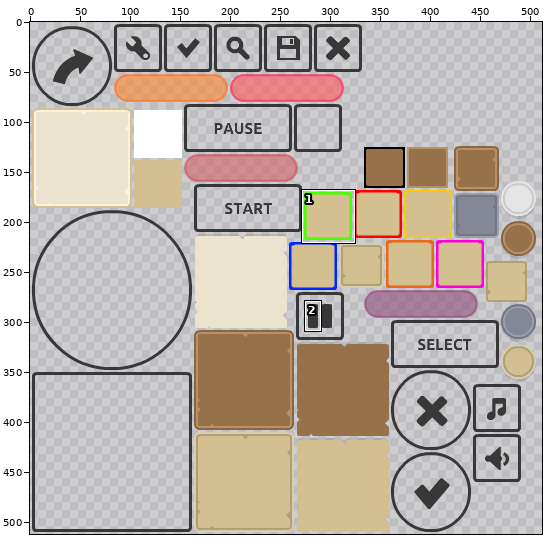
One commit to this sprite sheet: android/assets/images/ui-pack.png. Above: a wide view before the commit, with the close-up outlined.
Close-up. Before the edit:
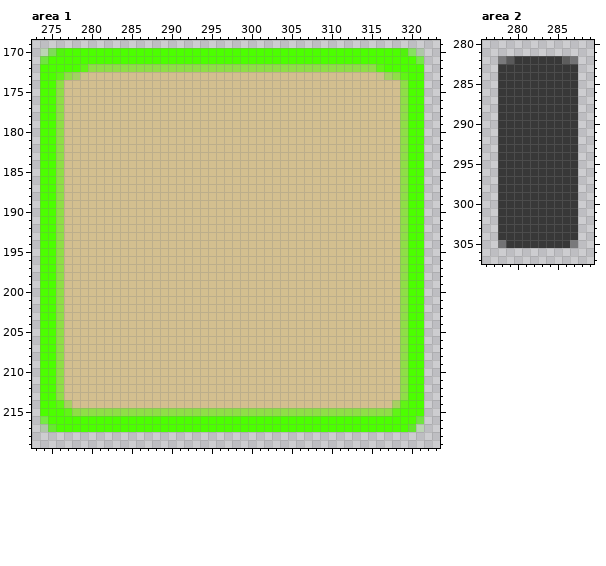
The file is 512x512 pixels. Pixels under 10% opacity are left out. Colours within 5 levels of each other are drawn and written as one. Shown: area 1: x 273..323, y 169..219; area 2: x 276..289, y 280..307. The commit also changed other parts of the picture, which this record leaves out.
After:
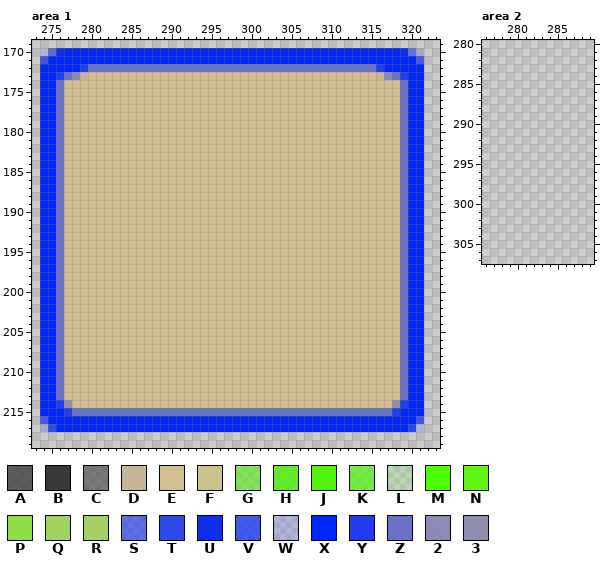
Palette (. is transparent): A #373737bf  B #383838  C #39393990  D #c6b595f4  E #d3bf8f  F #cbc287f5  G #49f3018c  H #4af202c8  J #4af502f0  K #4af800ab  L #4cff0024  M #4cff00  N #60f515  P #8fde47  Q #9fd25aee  R #a6d060fb  S #0125f38c  T #0226f2c8  U #0226f5f0  V #0025f8ab  W #0026ff24  X #0026ff  Y #203ded  Z #6972c6  2 #8586b4ee  3 #8e8db0fb
Change:
Changed rows in their new state; - is an unchanged pixel.
Area 1:
first column x 274:
170 WSUXXXXXXXXXXXXXXXXXXXXXXXXXXXXXXXXXXXXXXXXXXUSW
171 VXXXXXXXXXXXXXXXXXXXXXXXXXXXXXXXXXXXXXXXXXXXXXXV
172 XXXXXYZZZZZZZZZZZZZZZZZZZZZZZZZZZZZZZZZZZZYXXXXX
173 XXYZ2D------------------------------------D2ZYXX
174 XXZ------------------------------------------ZXX
175 XXZ------------------------------------------ZXX
176 XXZ------------------------------------------ZXX
177 XXZ------------------------------------------ZXX
178 XXZ------------------------------------------ZXX
179 XXZ------------------------------------------ZXX
180 XXZ------------------------------------------ZXX
181 XXZ------------------------------------------ZXX
182 XXZ------------------------------------------ZXX
183 XXZ------------------------------------------ZXX
184 XXZ------------------------------------------ZXX
185 XXZ------------------------------------------ZXX
186 XXZ------------------------------------------ZXX
187 XXZ------------------------------------------ZXX
188 XXZ------------------------------------------ZXX
189 XXZ------------------------------------------ZXX
190 XXZ------------------------------------------ZXX
191 XXZ------------------------------------------ZXX
192 XXZ------------------------------------------ZXX
193 XXZ------------------------------------------ZXX
194 XXZ------------------------------------------ZXX
195 XXZ------------------------------------------ZXX
196 XXZ------------------------------------------ZXX
197 XXZ------------------------------------------ZXX
198 XXZ------------------------------------------ZXX
199 XXZ------------------------------------------ZXX
200 XXZ------------------------------------------ZXX
201 XXZ------------------------------------------ZXX
202 XXZ------------------------------------------ZXX
203 XXZ------------------------------------------ZXX
204 XXZ------------------------------------------ZXX
205 XXZ------------------------------------------ZXX
206 XXZ------------------------------------------ZXX
207 XXZ------------------------------------------ZXX
208 XXZ------------------------------------------ZXX
209 XXZ------------------------------------------ZXX
210 XXZ------------------------------------------ZXX
211 XXZ------------------------------------------ZXX
212 XXZ------------------------------------------ZXX
213 XXZ------------------------------------------ZXX
214 XXY3----------------------------------------3YXX
215 XXXYZZZZZZZZZZZZZZZZZZZZZZZZZZZZZZZZZZZZZZZZYXXX
216 VXXXXXXXXXXXXXXXXXXXXXXXXXXXXXXXXXXXXXXXXXXXXXXV
217 WTXXXXXXXXXXXXXXXXXXXXXXXXXXXXXXXXXXXXXXXXXXXXTW
Area 2:
first column x 278:
282 ..........
283 ..........
284 ..........
285 ..........
286 ..........
287 ..........
288 ..........
289 ..........
290 ..........
291 ..........
292 ..........
293 ..........
294 ..........
295 ..........
296 ..........
297 ..........
298 ..........
299 ..........
300 ..........
301 ..........
302 ..........
303 ..........
304 ..........
305 ..........
